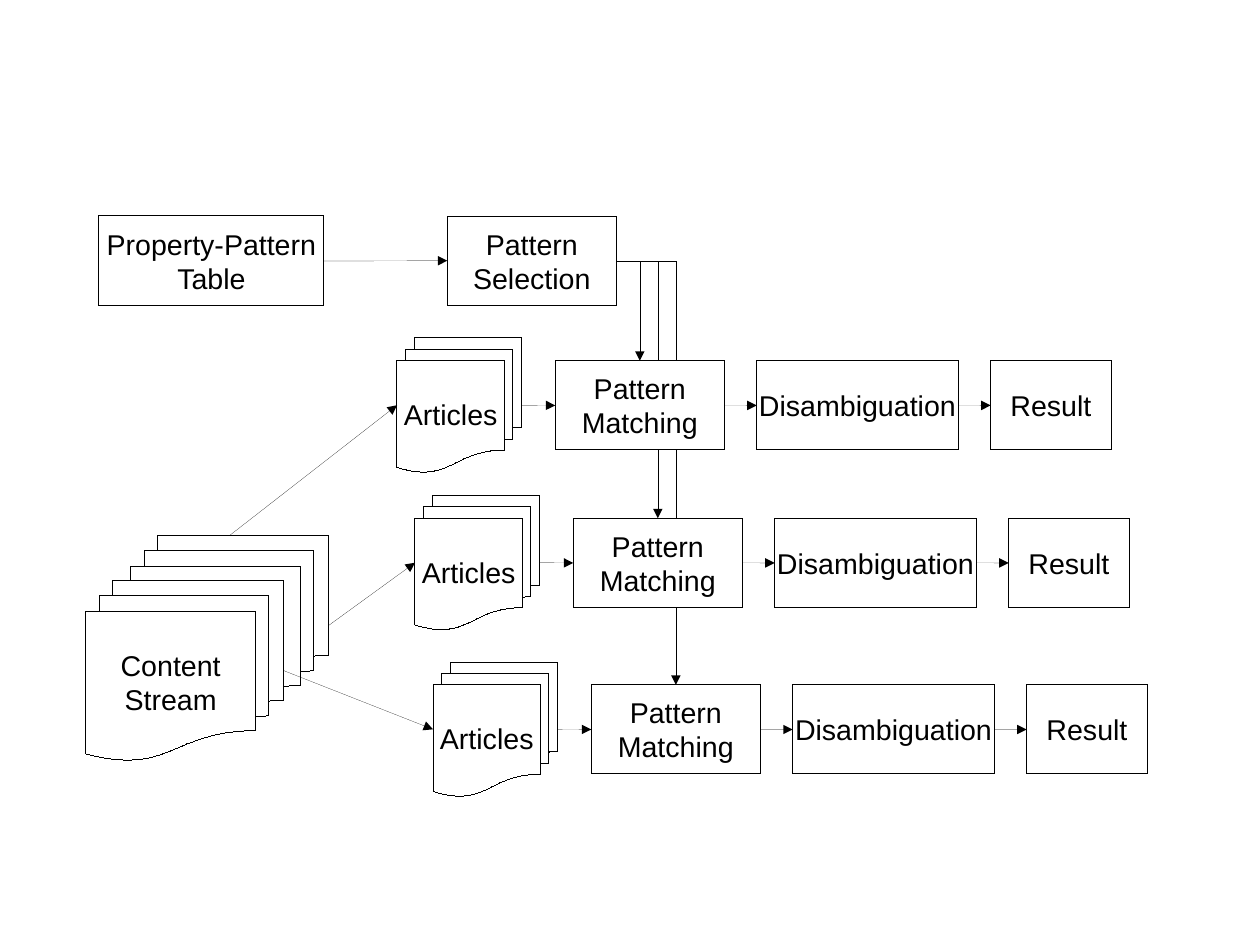
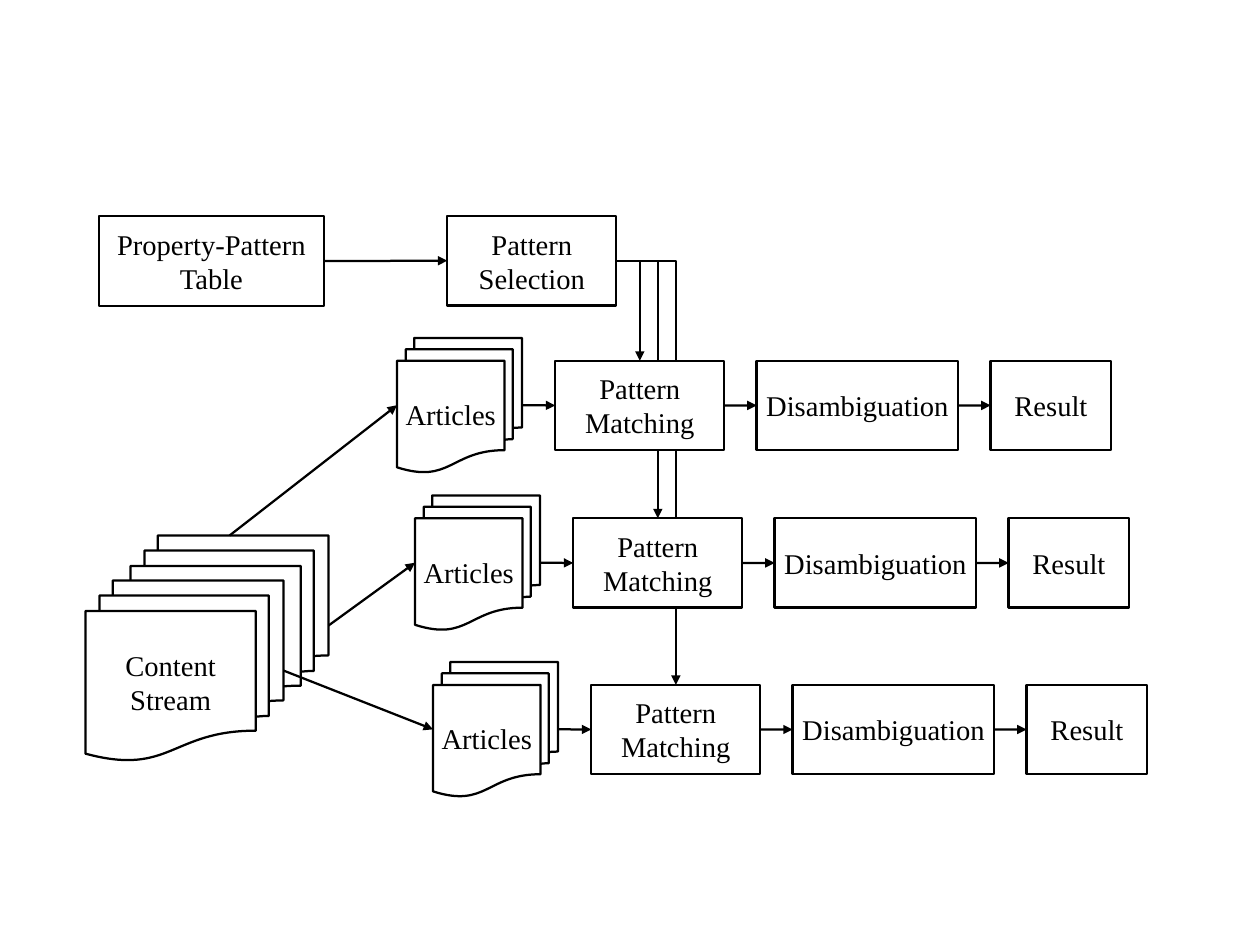
Before and after one commit to qcl/qcl-master-thesis, a slide deck: slide 3 of figures.odp. Drawn at 1260x945 pixels with LibreOffice and Linux fonts; fonts in the diff are those of the drawing. Boxes give left, top, right and bottom in pixels: in the first picture for what was removed or moved away, otherwise in the second. Text is boxed around its words. In the diff, an @@ line names an element or a change of style, - is before the commit and + after.

```diff
--- a/figures.odp
+++ b/figures.odp
@@ arrow (324, 261) - (447, 261): stroke #000000 0 pt to #000000 1.42 pt @@
@@ elbow arrow (616, 261) - (676, 685): stroke #000000 0 pt to #000000 1.42 pt @@
@@ elbow arrow (616, 261) - (659, 518): stroke #000000 0 pt to #000000 1.42 pt @@
@@ font Arial to Times New Roman; outline #000000 0 pt to #000000 1.42 pt in 15 elements at [433,662,558,797], [591,685,760,774], [99,216,325,306], [447,216,616,305], [794,685,996,774], [86,581,284,760], [1027,685,1148,774], [415,496,540,631], [574,518,743,607], [775,518,978,607], [1008,518,1130,607], [397,338,521,473], [556,361,725,450], [757,361,959,450], [991,361,1113,450] @@
@@ arrow (230, 536) - (397, 406): stroke #000000 0 pt to #000000 1.42 pt @@
@@ arrow (523, 406) - (556, 406): stroke #000000 0 pt to #000000 1.42 pt @@
@@ arrow (725, 406) - (757, 406): stroke #000000 0 pt to #000000 1.42 pt @@
@@ arrow (959, 406) - (991, 406): stroke #000000 0 pt to #000000 1.42 pt @@
@@ flow chart multidocument "Articles" at [130,536,328,716]: outline #000000 0 pt to #000000 1.42 pt @@
@@ arrow (328, 625) - (415, 563): stroke #000000 0 pt to #000000 1.42 pt @@
@@ arrow (540, 563) - (574, 563): stroke #000000 0 pt to #000000 1.42 pt @@
@@ arrow (743, 563) - (775, 563): stroke #000000 0 pt to #000000 1.42 pt @@
@@ arrow (976, 563) - (1010, 563): stroke #000000 0 pt to #000000 1.42 pt @@
@@ arrow (284, 671) - (433, 729): stroke #000000 0 pt to #000000 1.42 pt @@
@@ arrow (558, 729) - (591, 729): stroke #000000 0 pt to #000000 1.42 pt @@
@@ arrow (760, 729) - (794, 729): stroke #000000 0 pt to #000000 1.42 pt @@
@@ arrow (995, 729) - (1027, 729): stroke #000000 0 pt to #000000 1.42 pt @@
```
Also in this commit, not shown: 3 other slides changed, 6 other files.
